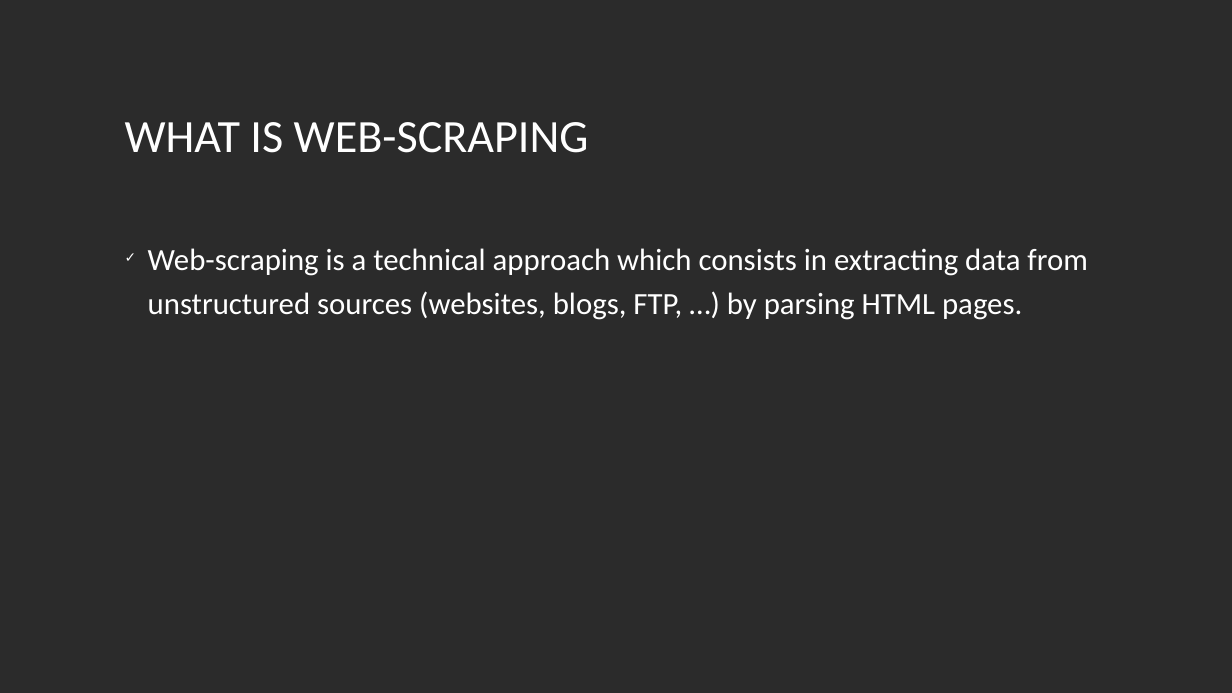
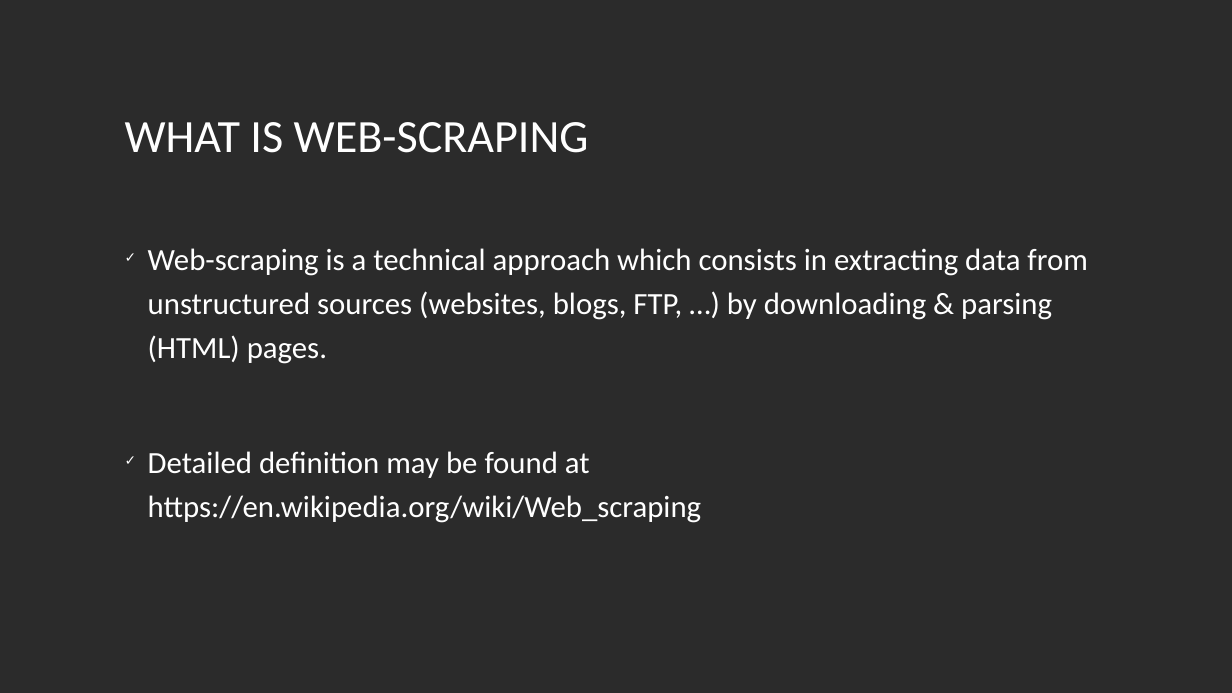
Before and after one commit to nam4dev/web_scraping_presentation, a slide deck: slide 4 of presentation/webscrapping_presentation.odp. Drawn at 1232x693 pixels with LibreOffice and Linux fonts; fonts in the diff are those of the drawing; background and template pictures are left out; a plain dark background stands for a picture behind light text. Boxes give left, top, right and bottom in pixels: in the first picture for what was removed or moved away, otherwise in the second. Text is boxed around its words. In the diff, an @@ line names an element or a change of style, - is before the commit and + after.

```diff
--- a/presentation/webscrapping_presentation.odp
+++ b/presentation/webscrapping_presentation.odp
@@ text at (x1=148, y1=248, x2=1087, y2=523): text changed @@
-✓ Web-scraping is a technical approach which consists in extracting data from unstructured sources (websites, blogs, FTP, …) by parsing HTML pages.
+✓ Web-scraping is a technical approach which consists in extracting data from unstructured sources (websites, blogs, FTP, …) by downloading & parsing (HTML) pages.
+✓ Detailed definition may be found at https://en.wikipedia.org/wiki/Web_scraping
```
Also in this commit, not shown: 9 other slides changed, 3 slides added, 13 other files.
